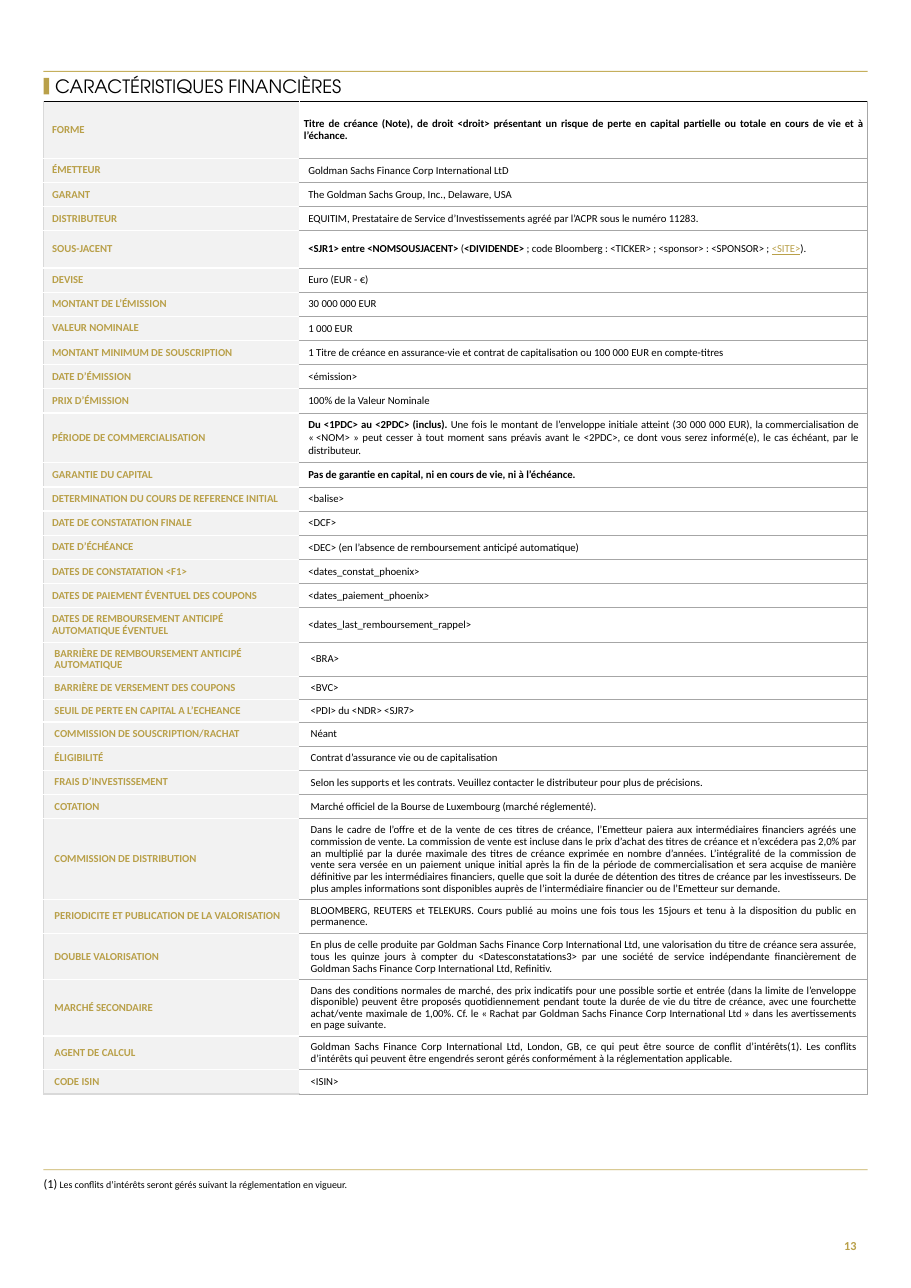
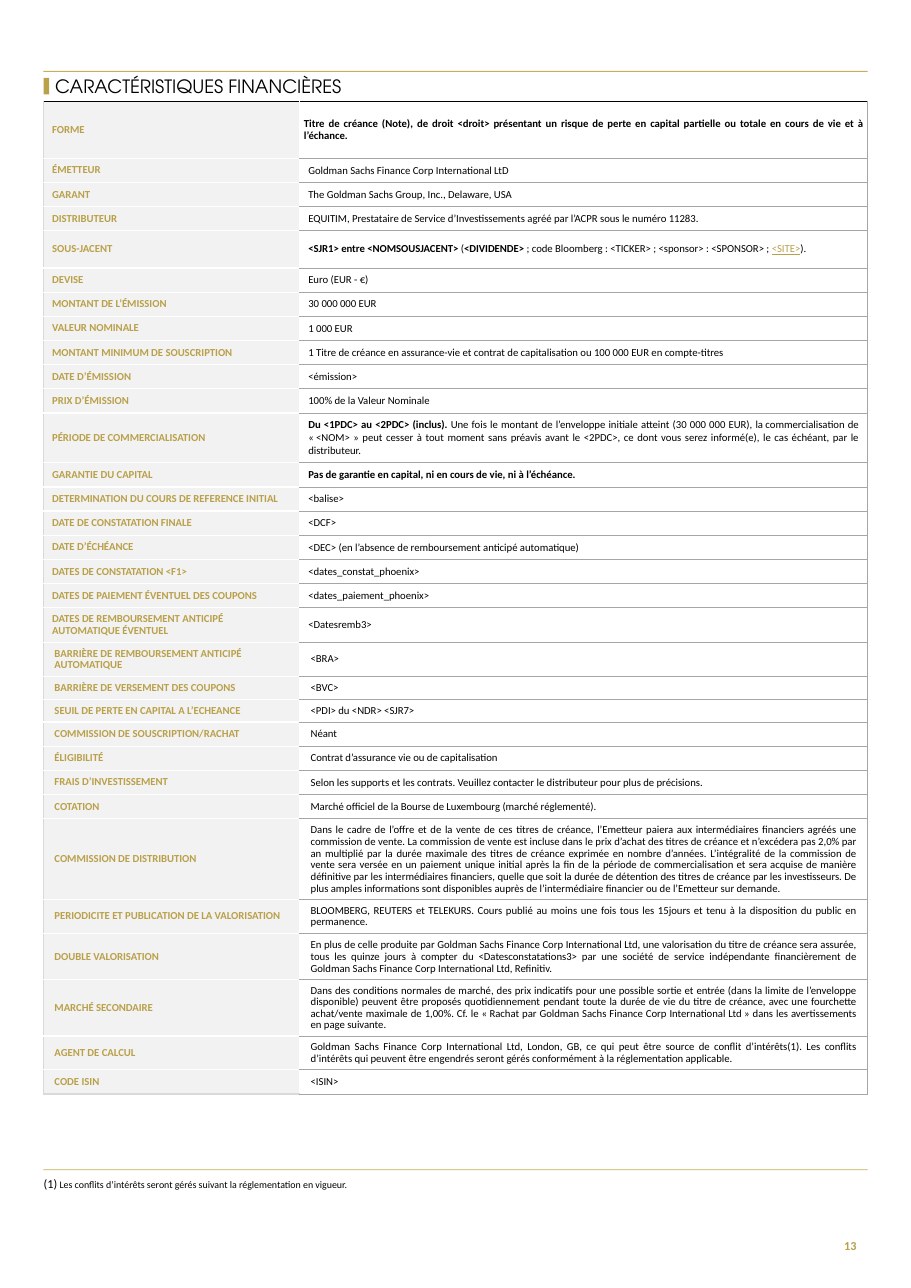
Before and after one commit to guillaumejacquin/Moulinette_Brochure_Equitim, a slide deck: slide 13 of Templates/goldman sachs fci.pptx. Drawn at 911x1288 pixels with LibreOffice and Linux fonts; fonts in the diff are those of the drawing; background and template pictures are left out. Boxes give left, top, right and bottom in pixels: in the first picture for what was removed or moved away, otherwise in the second. Text is boxed around its words. In the diff, an @@ line names an element or a change of style, - is before the commit and + after.

```diff
--- a/Templates/goldman sachs fci.pptx
+++ b/Templates/goldman sachs fci.pptx
@@ table at (43, 77, 867, 1114) @@
-row 20, column 2: <dates_last_remboursement_rappel>
+row 20, column 2: <Datesremb3>
```
Also in this commit, not shown: 1 other slide changed, 57 other files.
